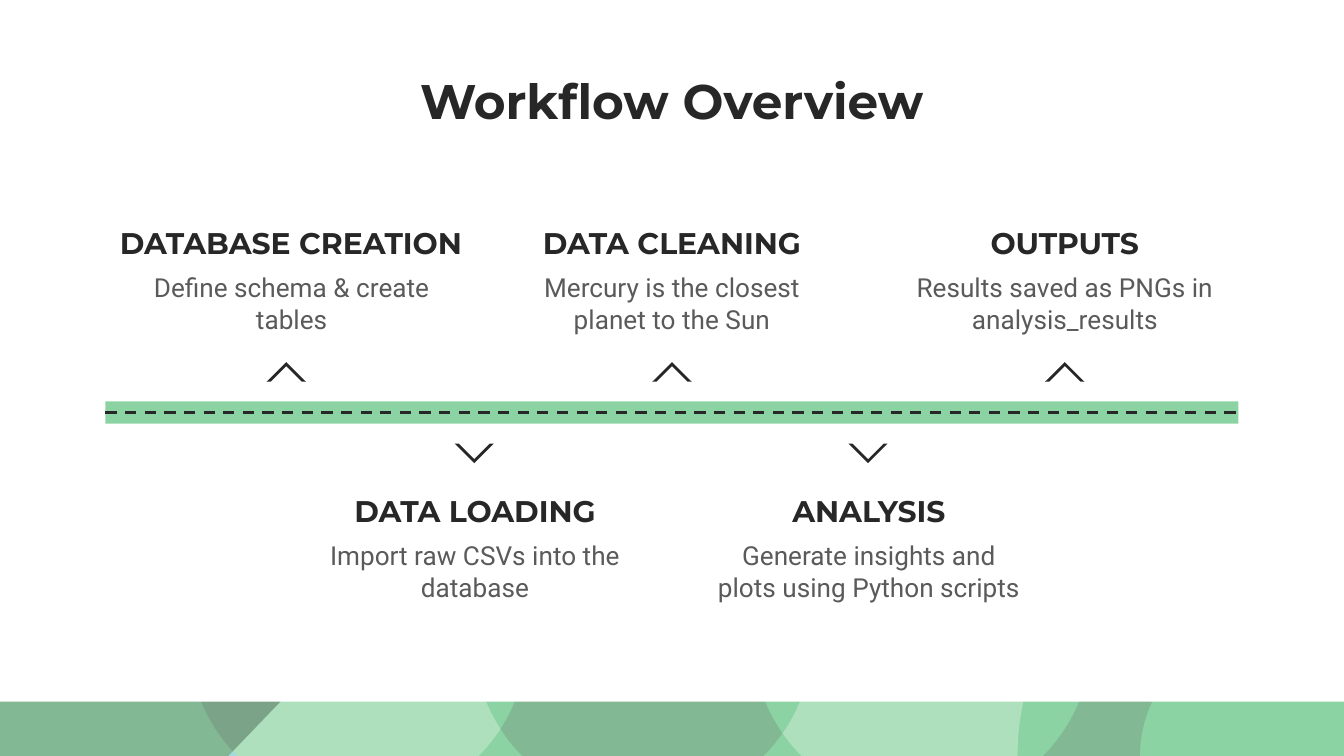
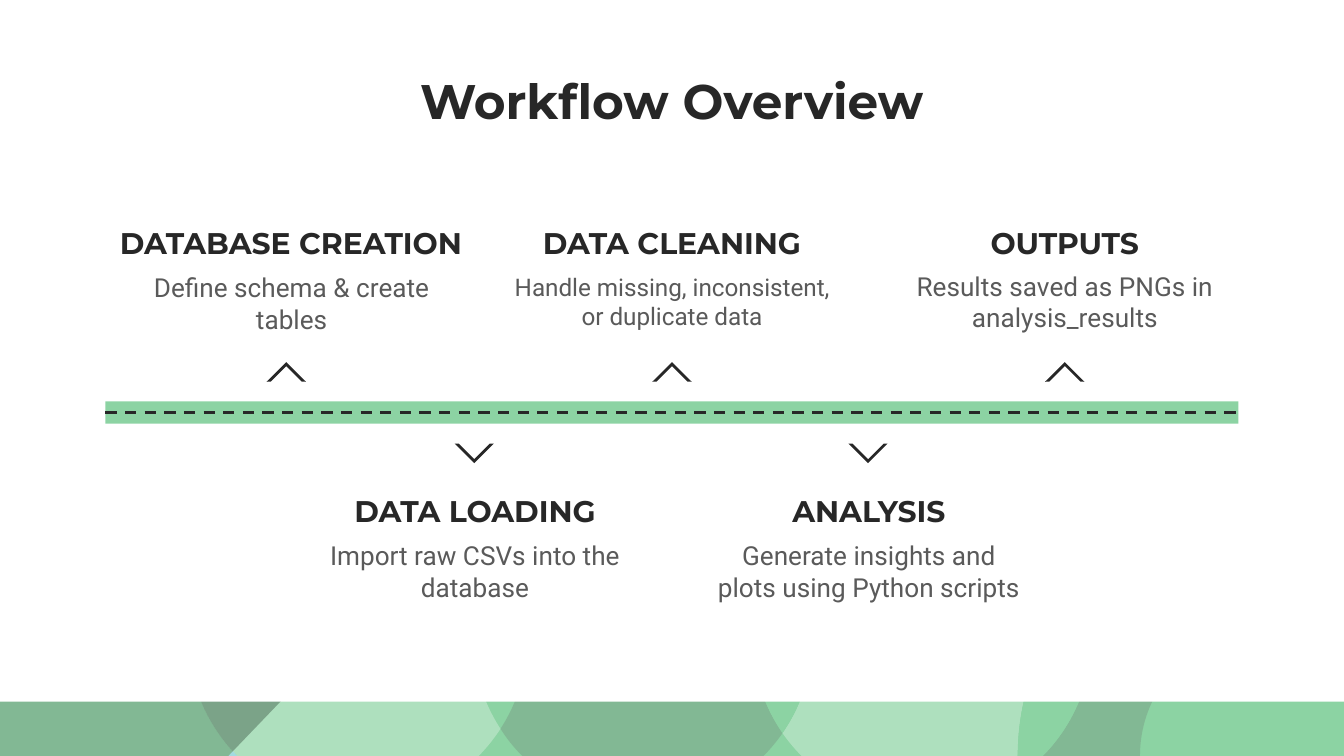
Before and after one commit to ahmed-abdelwahed1/Olympics-Data-Analysis, a slide deck: slide 5 of presentation/Olympics Data Analysis.pptx. Drawn at 1344x756 pixels with LibreOffice and Linux fonts; fonts in the diff are those of the drawing. Boxes give left, top, right and bottom in pixels: in the first picture for what was removed or moved away, otherwise in the second. Text is boxed around its words. In the diff, an @@ line names an element or a change of style, - is before the commit and + after.

Commit message:
Update Presentation

```diff
--- a/presentation/Olympics Data Analysis.pptx
+++ b/presentation/Olympics Data Analysis.pptx
@@ text "Handle missing, inconsistent, or duplicate ..." at (515, 278, 830, 330): vertical alignment top to middle @@
@@ text "Results saved as PNGs in ..." at (917, 276, 1213, 333): vertical alignment top to middle @@
@@ text at (515, 278, 830, 330): text changed; size 14 to 13 pt @@
-Mercury is the closest planet to the Sun
+Handle missing, inconsistent, or duplicate data
```
Also in this commit, not shown: 1 other file.
